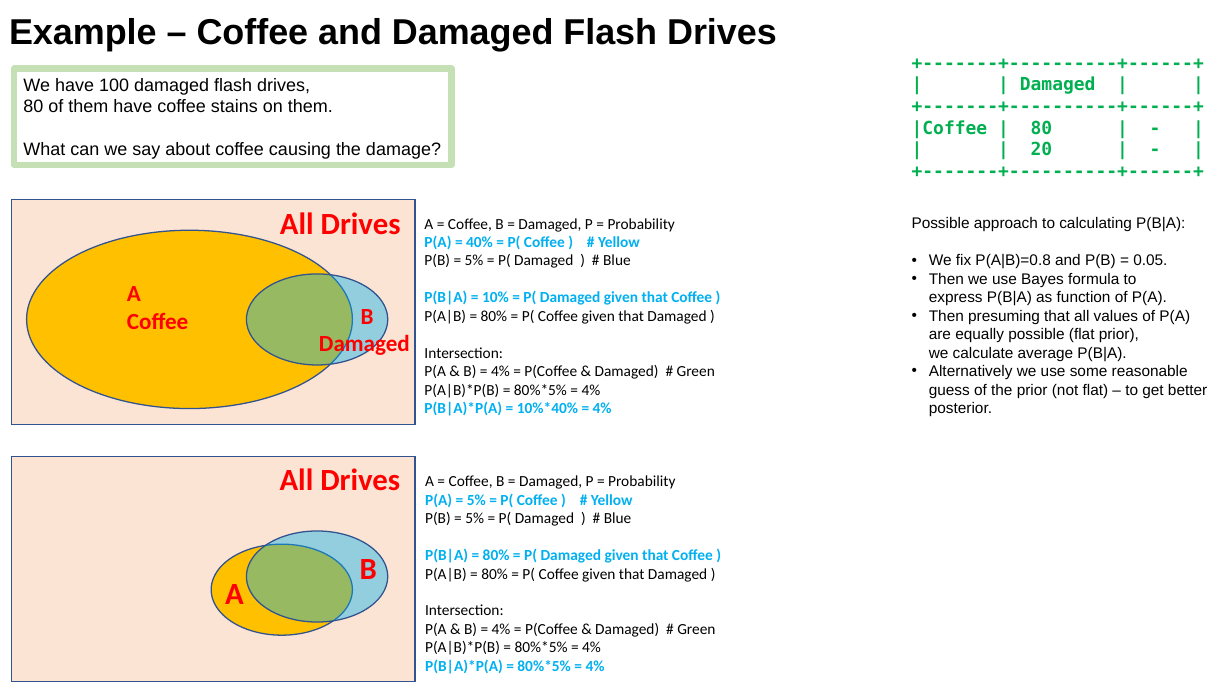
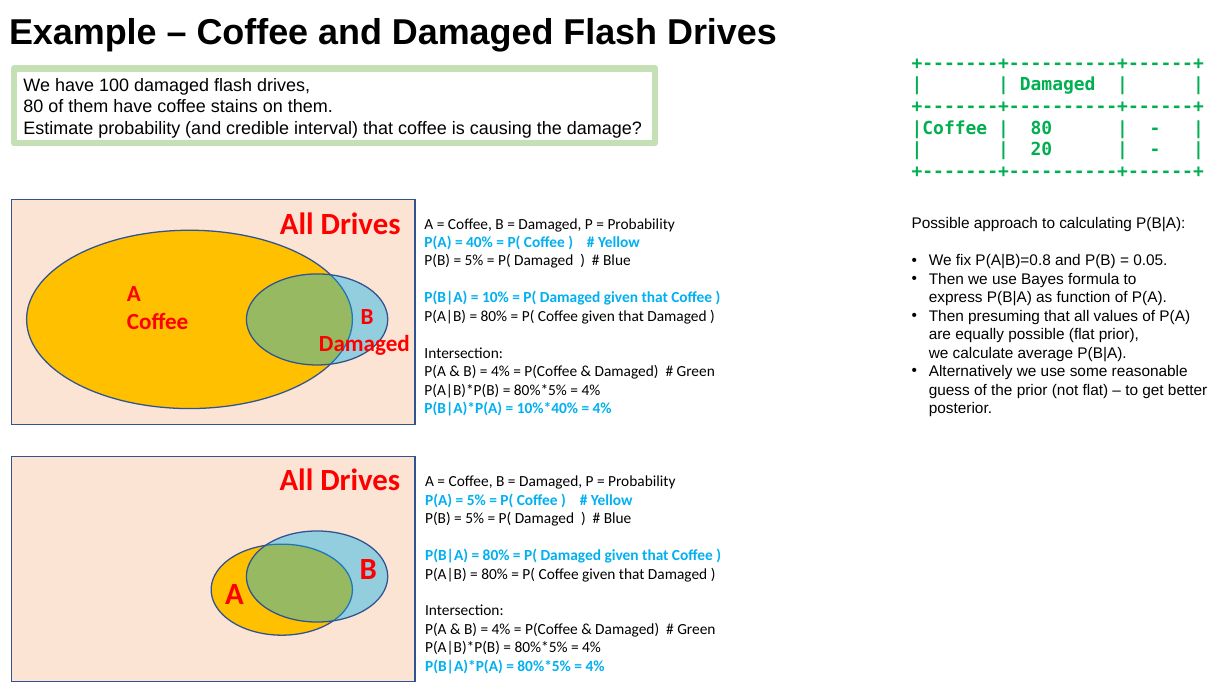
Before and after one commit to lselector/ml_ai_doc, a slide deck: slide 12 of statistics_08_Bayes_Bayesian.pptx (slide 6 before the commit). Drawn at 1232x693 pixels with LibreOffice and Linux fonts; fonts in the diff are those of the drawing. Boxes give left, top, right and bottom in pixels: in the first picture for what was removed or moved away, otherwise in the second. Text is boxed around its words. In the diff, an @@ line names an element or a change of style, - is before the commit and + after.

```diff
--- a/statistics_08_Bayes_Bayesian.pptx
+++ b/statistics_08_Bayes_Bayesian.pptx
@@ rectangle "We have 100 damaged flash ...": place and size @@
-rectangle "We have 100 damaged flash ..." at (14,68,451,165)
+rectangle "We have 100 damaged flash ..." at (14,68,655,143)
@@ text in rectangle at (23,121,642,138): text changed @@
-What can we say about coffee causing the damage?
+Estimate probability (and credible interval) that coffee is causing the damage?
```
Also in this commit, not shown: 1 other slide changed, 12 other files.
